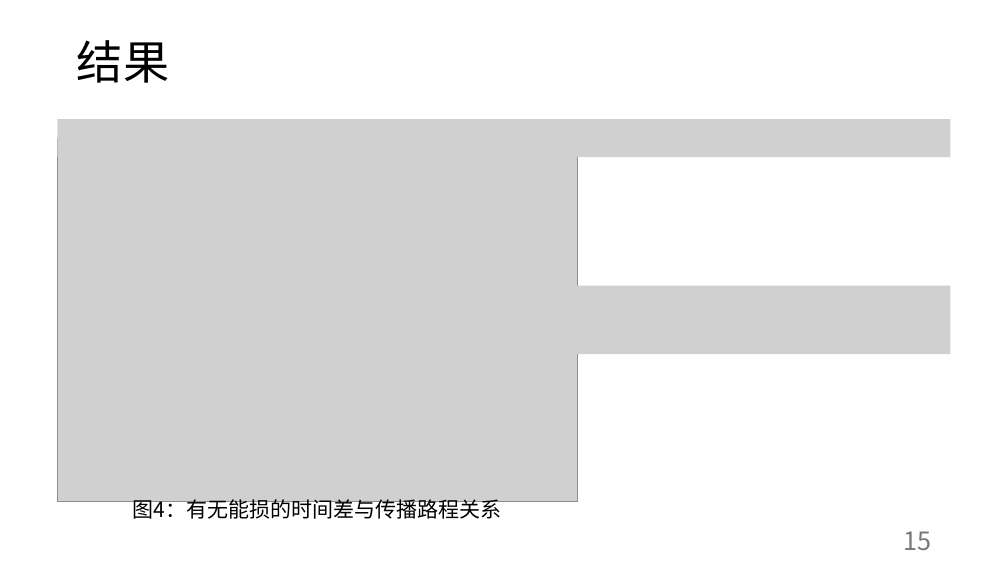
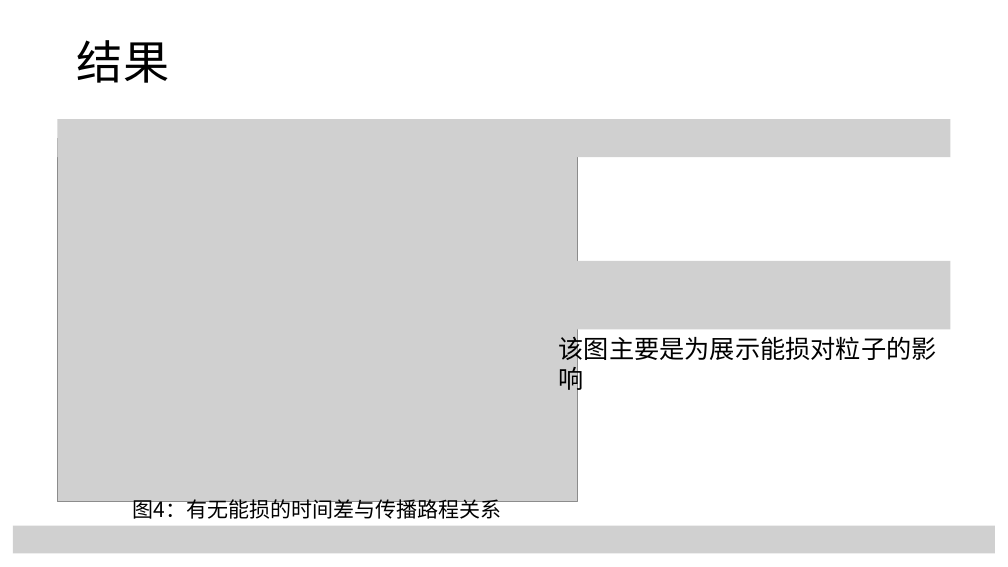
Before and after one commit to abwuge/capstoneProject, a slide deck: slide 15 of presentation/Stage：零磁场垂直入射线性重建.pptx. Drawn at 1008x567 pixels with LibreOffice and Linux fonts; fonts in the diff are those of the drawing; grey boxes stand for pictures. Boxes give left, top, right and bottom in pixels: in the first picture for what was removed or moved away, otherwise in the second. Text is boxed around its words. In the diff, an @@ line names an element or a change of style, - is before the commit and + after.

```diff
--- a/presentation/Stage：零磁场垂直入射线性重建.pptx
+++ b/presentation/Stage：零磁场垂直入射线性重建.pptx
@@ picture: place and size @@
-picture at [551, 286, 951, 355]
+picture at [551, 261, 951, 330]
@@ text added at [559, 332, 937, 395], 24 pt, text #000000 @@
+该图主要是为展示能损对粒子的影响
@@ picture added at [13, 526, 995, 554] @@
```
Also in this commit, not shown: 13 other slides changed, 6 slides added.
